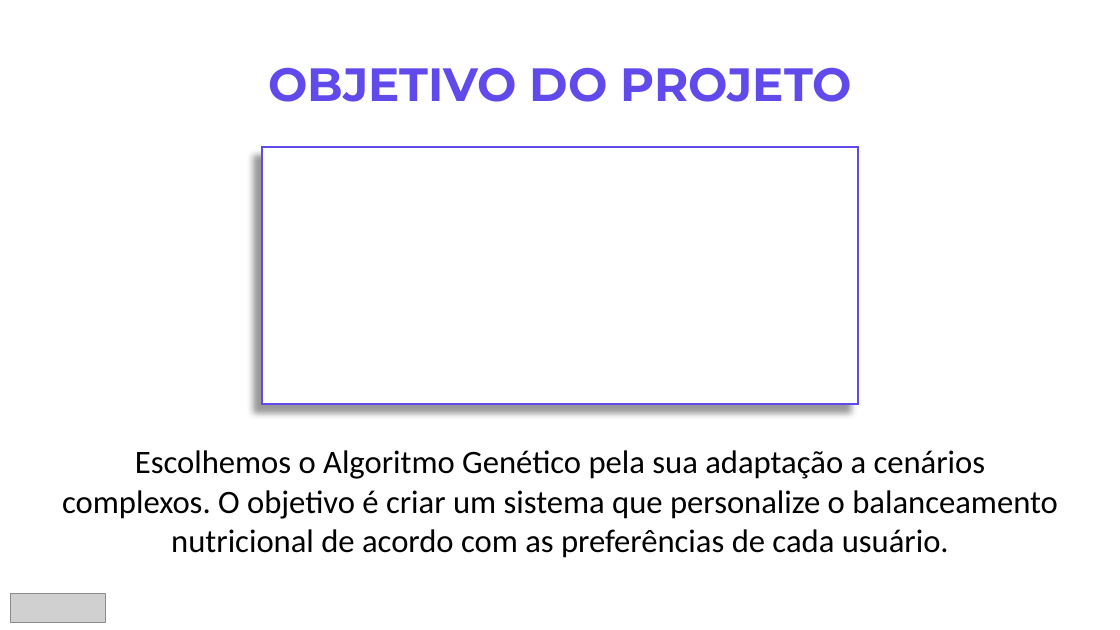
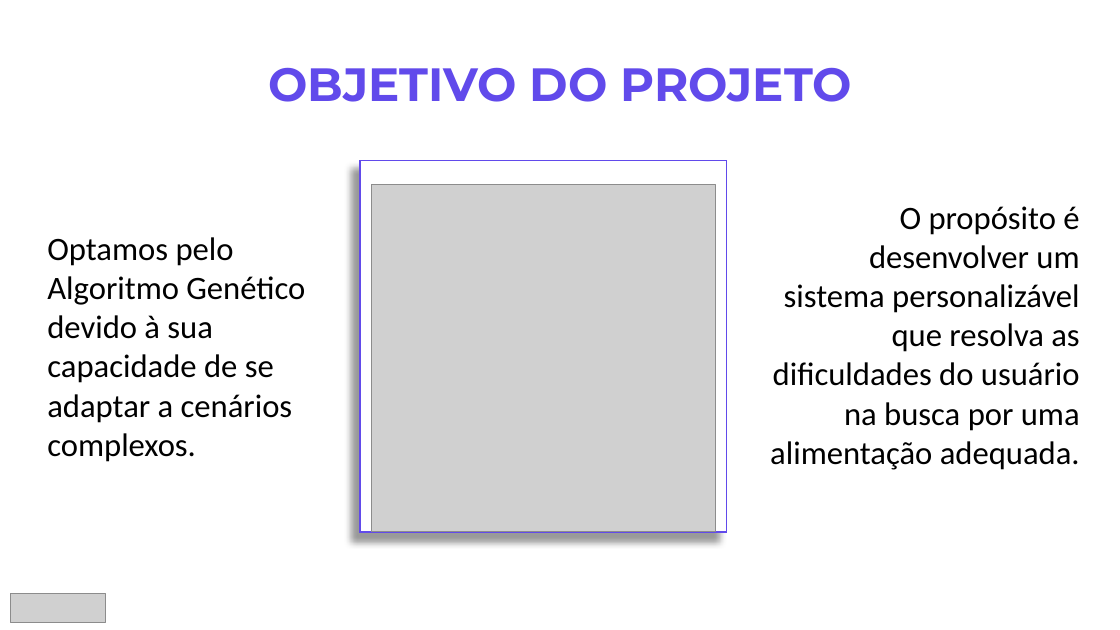
Before and after one commit to laylith/balanceadorNutricional, a slide deck: slide 4 of Documentação/Prática Extensionista.pptx. Drawn at 1120x630 pixels with LibreOffice and Linux fonts; fonts in the diff are those of the drawing; grey boxes stand for pictures; background and template pictures are left out. Boxes give left, top, right and bottom in pixels: in the first picture for what was removed or moved away, otherwise in the second. Text is boxed around its words. In the diff, an @@ line names an element or a change of style, - is before the commit and + after.

```diff
--- a/Documentação/Prática Extensionista.pptx
+++ b/Documentação/Prática Extensionista.pptx
@@ rectangle: place and size @@
-rectangle at box(262, 147, 859, 404)
+rectangle at box(360, 160, 727, 533)
@@ picture added at box(371, 184, 716, 532) @@
@@ text added at box(770, 206, 1080, 470), 28 pt, text #000000 @@
+O propósito é desenvolver um sistema personalizável que resolva as dificuldades do usuário na busca por uma alimentação adequada.
@@ text at box(47, 237, 305, 462): text changed @@
-Escolhemos o Algoritmo Genético pela sua adaptação a cenários complexos. O objetivo é criar um sistema que personalize o balanceamento nutricional de acordo com as preferências de cada usuário.
+Optamos pelo Algoritmo Genético devido à sua capacidade de se adaptar a cenários complexos.
```
Also in this commit, not shown: 8 other slides changed, 1 other file.
